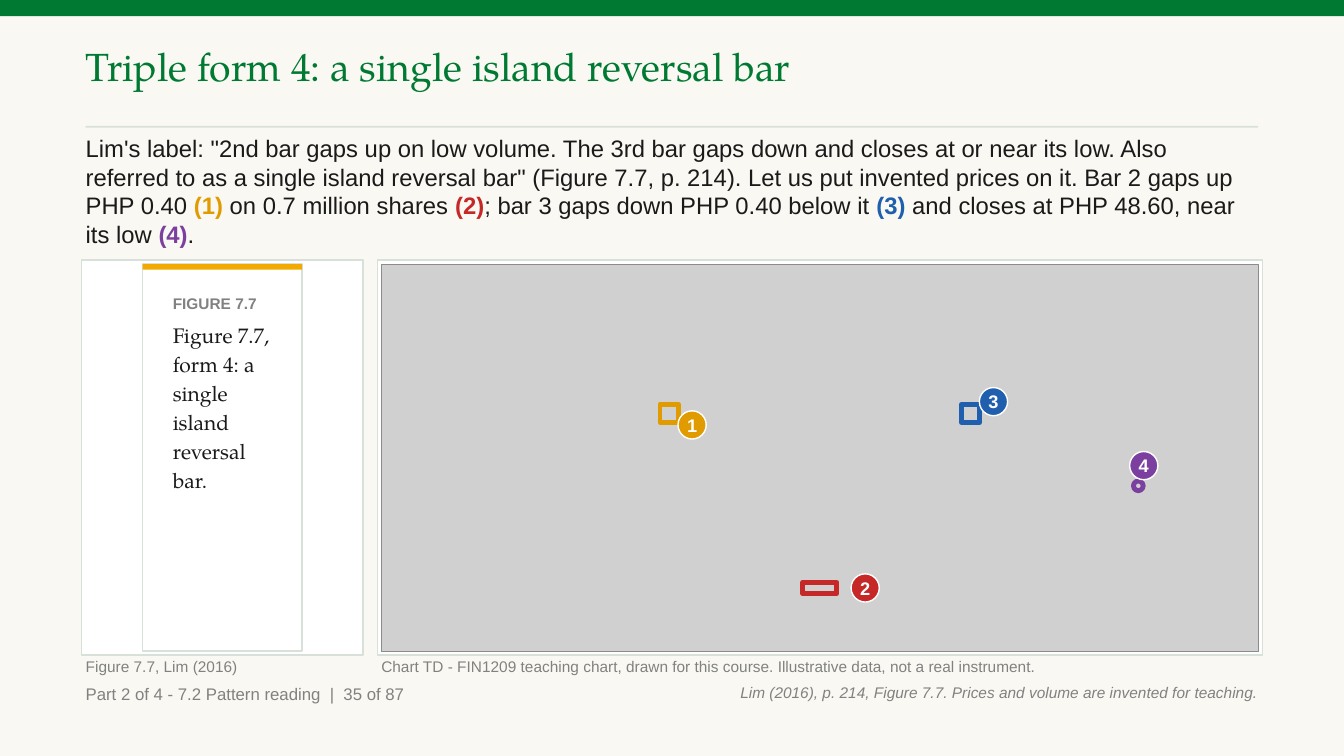
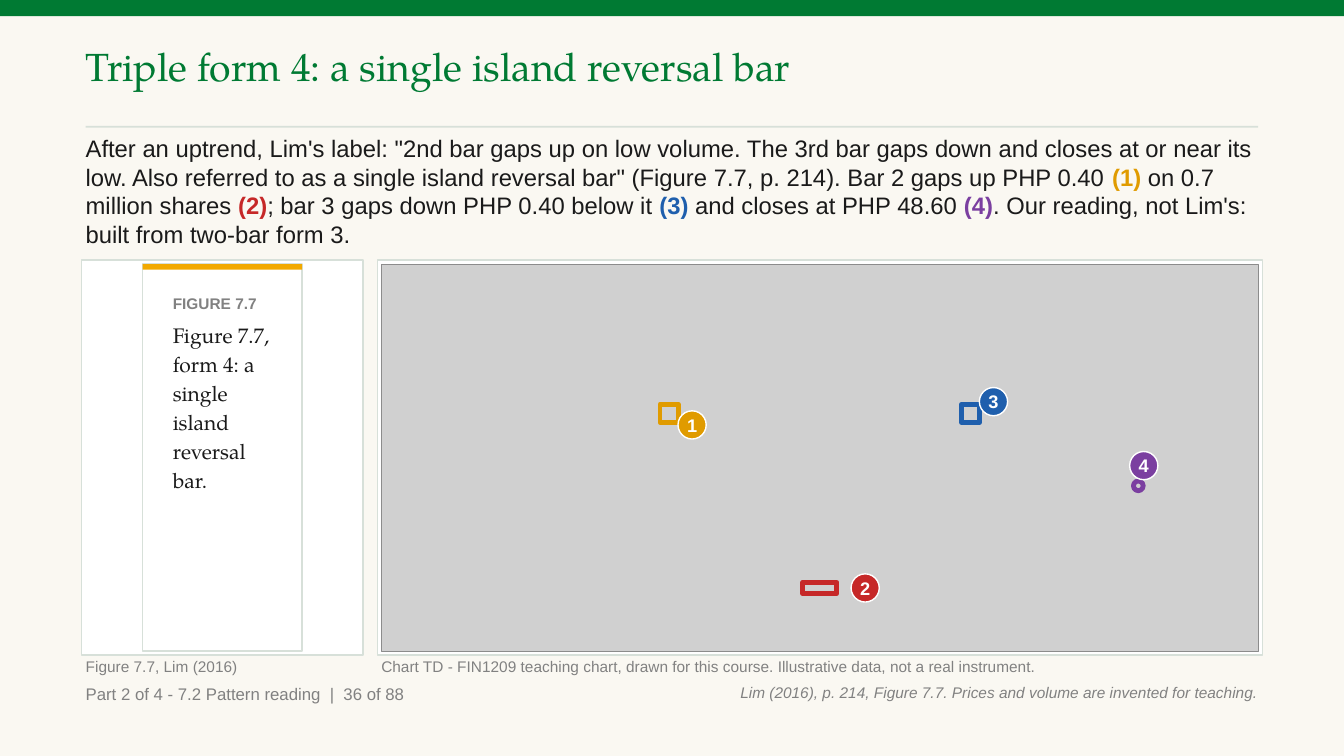
Before and after one commit to benjiesotelo-sudo/Telos_FIN1209, a slide deck: slide 80 of chapter-07/FIN1209-Chapter-07.pptx (slide 79 before the commit). Drawn at 1344x756 pixels with LibreOffice and Linux fonts; fonts in the diff are those of the drawing; grey boxes stand for pictures. Boxes give left, top, right and bottom in pixels: in the first picture for what was removed or moved away, otherwise in the second. Text is boxed around its words. In the diff, an @@ line names an element or a change of style, - is before the commit and + after.

```diff
--- a/chapter-07/FIN1209-Chapter-07.pptx
+++ b/chapter-07/FIN1209-Chapter-07.pptx
@@ text at <box>86,139,1252,244</box>: text changed @@
-Lim's label: "2nd bar gaps up on low volume. The 3rd bar gaps down and closes at or near its low. Also referred to as a single island reversal bar" (Figure 7.7, p. 214). Let us put invented prices on it. Bar 2 gaps up PHP 0.40 (1) on 0.7 million shares (2); bar 3 gaps down PHP 0.40 below it (3) and closes at PHP 48.60, near its low (4).
+After an uptrend, Lim's label: "2nd bar gaps up on low volume. The 3rd bar gaps down and closes at or near its low. Also referred to as a single island reversal bar" (Figure 7.7, p. 214). Bar 2 gaps up PHP 0.40 (1) on 0.7 million shares (2); bar 3 gaps down PHP 0.40 below it (3) and closes at PHP 48.60 (4). Our reading, not Lim's: built from two-bar form 3.
@@ text at <box>86,688,404,704</box>: text changed @@
-Part 2 of 4 - 7.2 Pattern reading | 35 of 87
+Part 2 of 4 - 7.2 Pattern reading | 36 of 88
```
Also in this commit, not shown: 86 other slides changed, 1 slide added, 2 other files.
